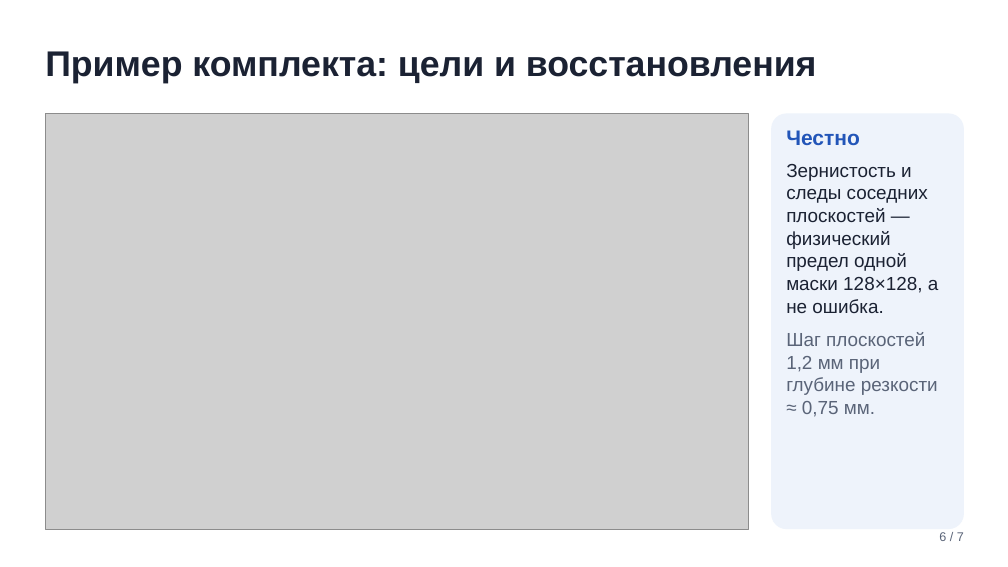
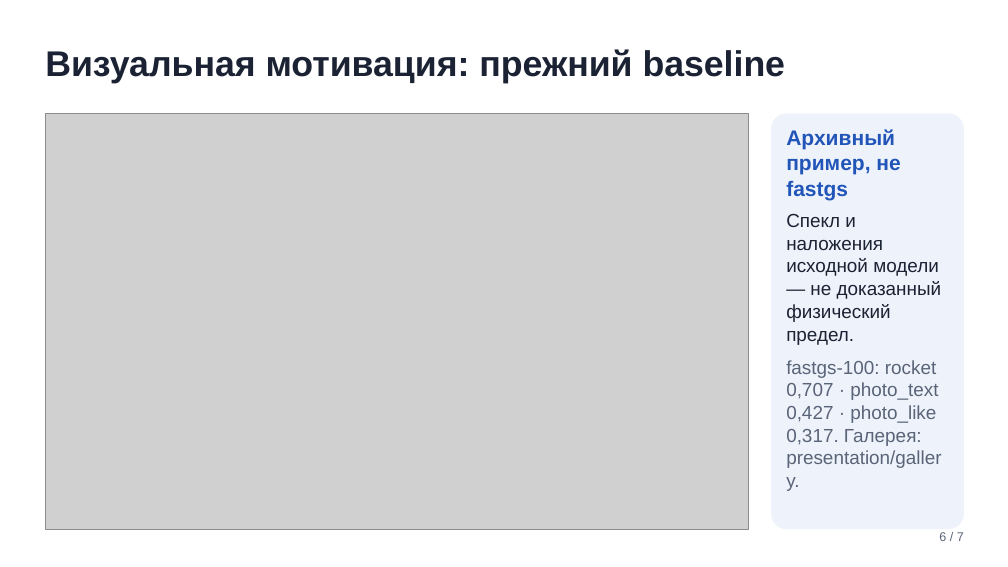
Before and after one commit to Danila331/fotonika-mifi, a slide deck: slide 6 of presentation/presentation.pptx. Drawn at 1008x567 pixels with LibreOffice and Linux fonts; fonts in the diff are those of the drawing; grey boxes stand for pictures. Boxes give left, top, right and bottom in pixels: in the first picture for what was removed or moved away, otherwise in the second. Text is boxed around its words. In the diff, an @@ line names an element or a change of style, - is before the commit and + after.

Commit message:
feat: add optimized fastgs synthesis and defense

```diff
--- a/presentation/presentation.pptx
+++ b/presentation/presentation.pptx
@@ text at box(45, 49, 786, 83): text changed @@
-Пример комплекта: цели и восстановления
+Визуальная мотивация: прежний baseline
@@ text at box(786, 129, 942, 468): text changed; text colour #1B2233 to #5A6478 @@
-Честно
-Зернистость и следы соседних плоскостей — физический предел одной маски 128×128, а не ошибка.
-Шаг плоскостей 1,2 мм при глубине резкости ≈ 0,75 мм.
+Архивный пример, не fastgs
+Спекл и наложения исходной модели — не доказанный физический предел.
+fastgs-100: rocket 0,707 · photo_text 0,427 · photo_like 0,317. Галерея: presentation/gallery.
```
Also in this commit, not shown: 5 other slides changed, 1 slide added, 1 slide removed, 52 other files.
